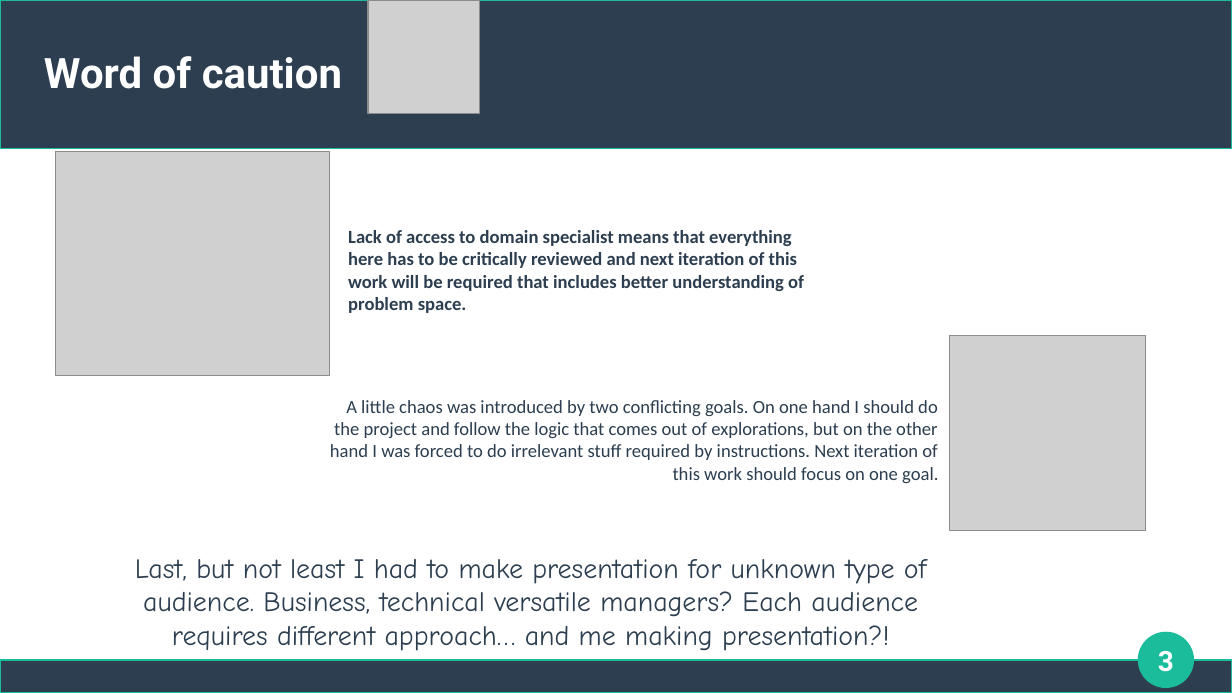
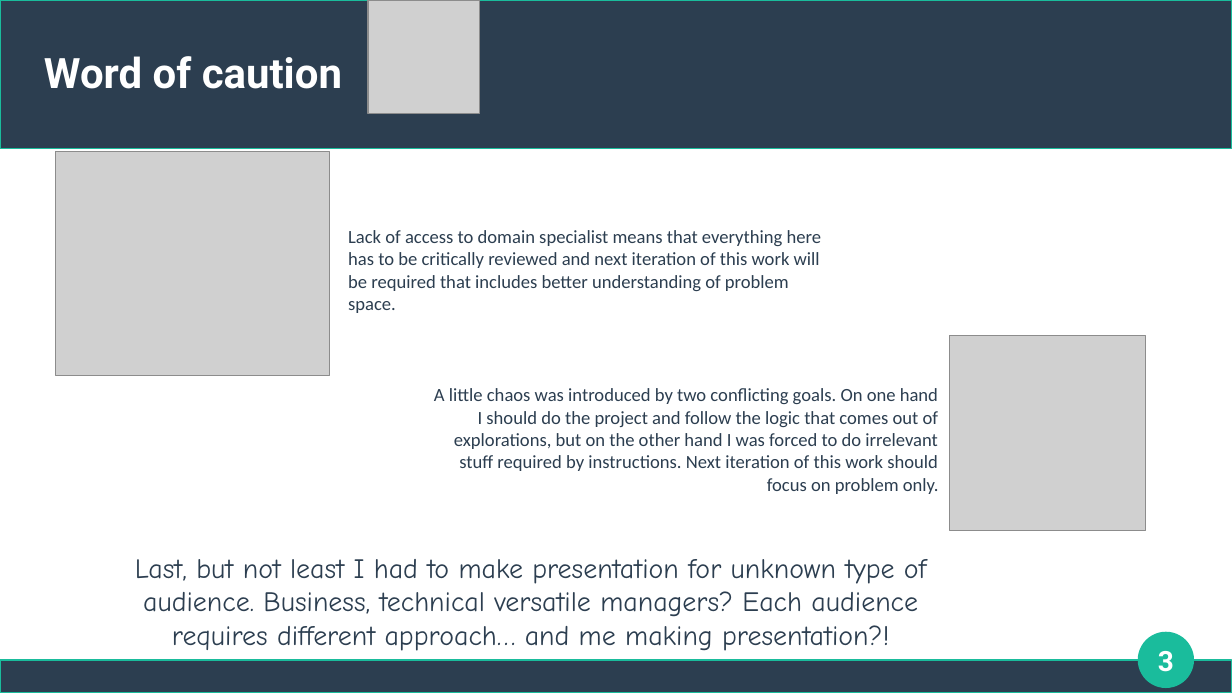
Before and after one commit to adaslesniak/ai-school_project3, a slide deck: slide 3 of Malaria Detection using Computer Vision.odp. Drawn at 1232x693 pixels with LibreOffice and Linux fonts; fonts in the diff are those of the drawing; grey boxes stand for pictures. Boxes give left, top, right and bottom in pixels: in the first picture for what was removed or moved away, otherwise in the second. Text is boxed around its words. In the diff, an @@ line names an element or a change of style, - is before the commit and + after.

```diff
--- a/Malaria Detection using Computer Vision.odp
+++ b/Malaria Detection using Computer Vision.odp
@@ text "Lack of access to domain ..." at (348,230,821,313): bold off @@
@@ text at (434,388,939,494): text changed @@
-A little chaos was introduced by two conflicting goals. On one hand I should do the project and follow the logic that comes out of explorations, but on the other hand I was forced to do irrelevant stuff required by instructions. Next iteration of this work should focus on one goal.
+A little chaos was introduced by two conflicting goals. On one hand I should do the project and follow the logic that comes out of explorations, but on the other hand I was forced to do irrelevant stuff required by instructions. Next iteration of this work should focus on problem only.
```
Also in this commit, not shown: 10 other slides changed, 2 other files.
